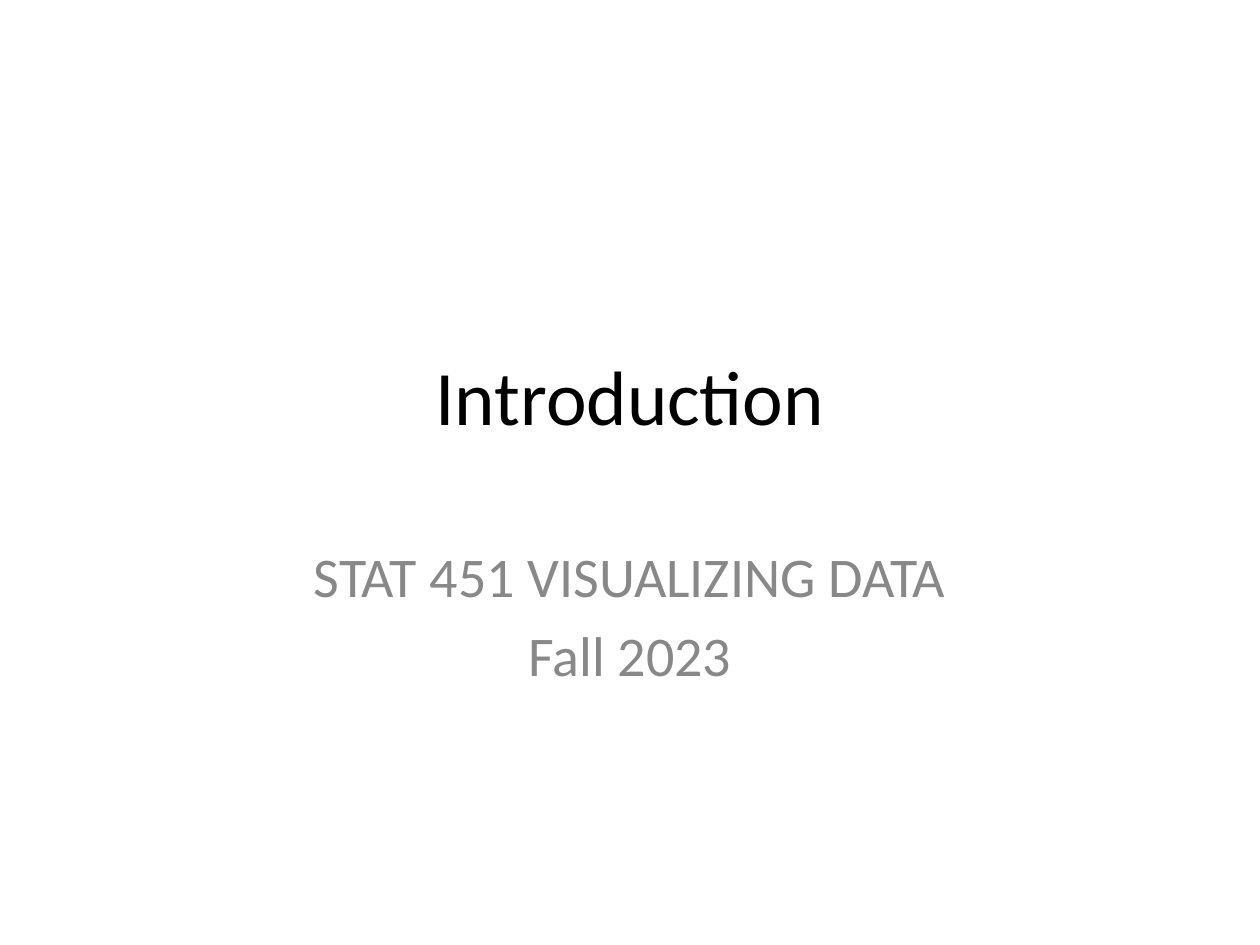
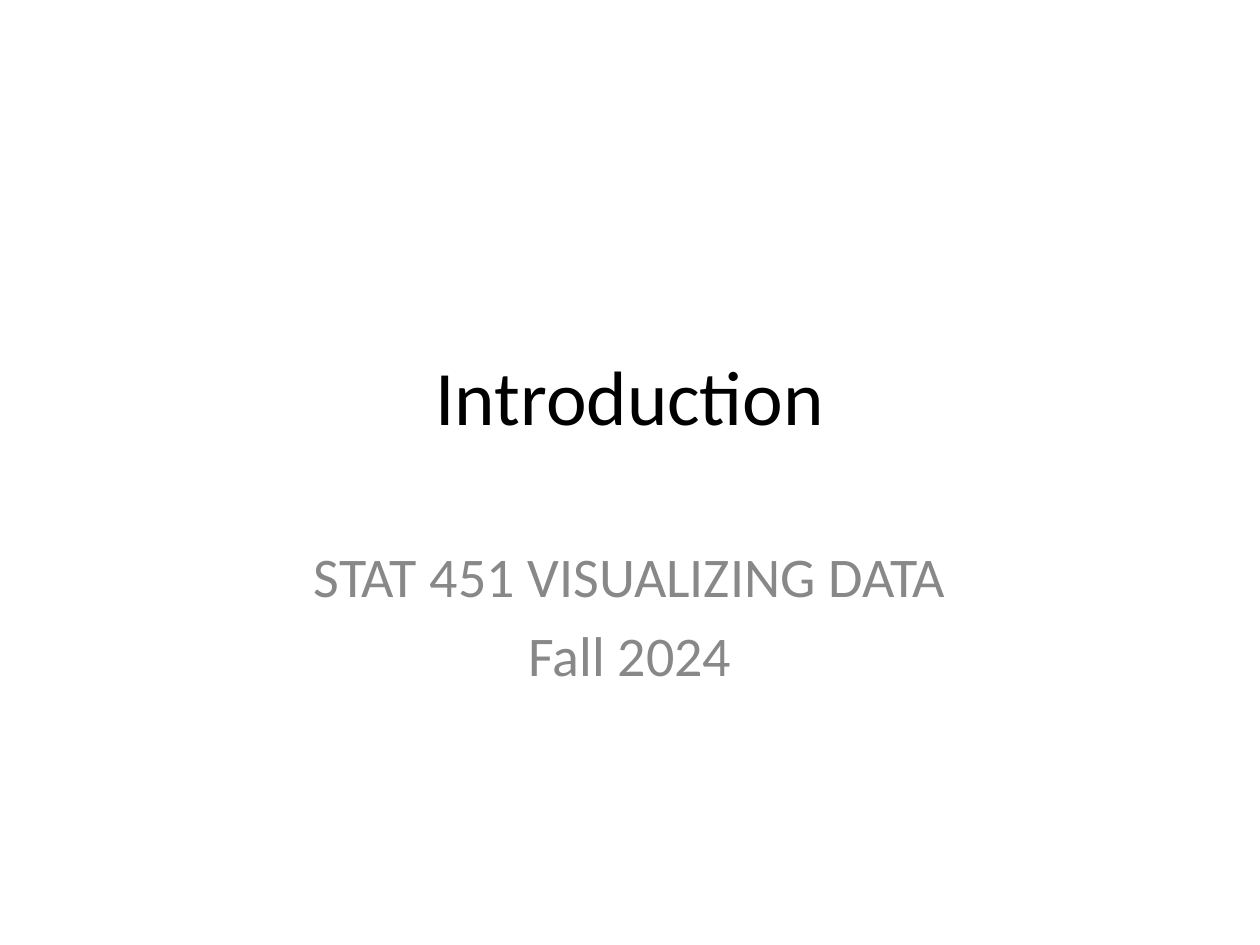
Before and after one commit to ArianeDucellier/data_visualization_R, a slide deck: slide 1 of lectures/Introduction.pptx. Drawn at 1260x945 pixels with LibreOffice and Linux fonts; fonts in the diff are those of the drawing. Boxes give left, top, right and bottom in pixels: in the first picture for what was removed or moved away, otherwise in the second. Text is boxed around its words. In the diff, an @@ line names an element or a change of style, - is before the commit and + after.

```diff
--- a/lectures/Introduction.pptx
+++ b/lectures/Introduction.pptx
@@ subtitle at (528, 637, 732, 677): text changed @@
-Fall 2023
+Fall 2024
```
Also in this commit, not shown: 10 other slides changed, 1 slide added, 45 other files.
